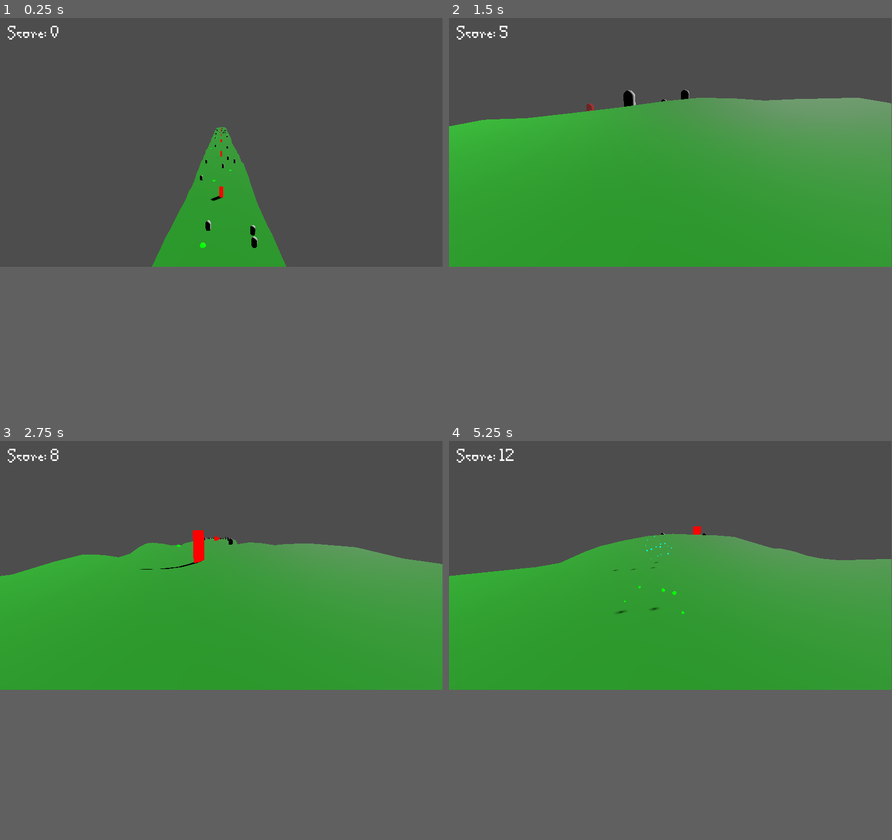
Above: before the commit, frames 1-4 (two rows, left to right).
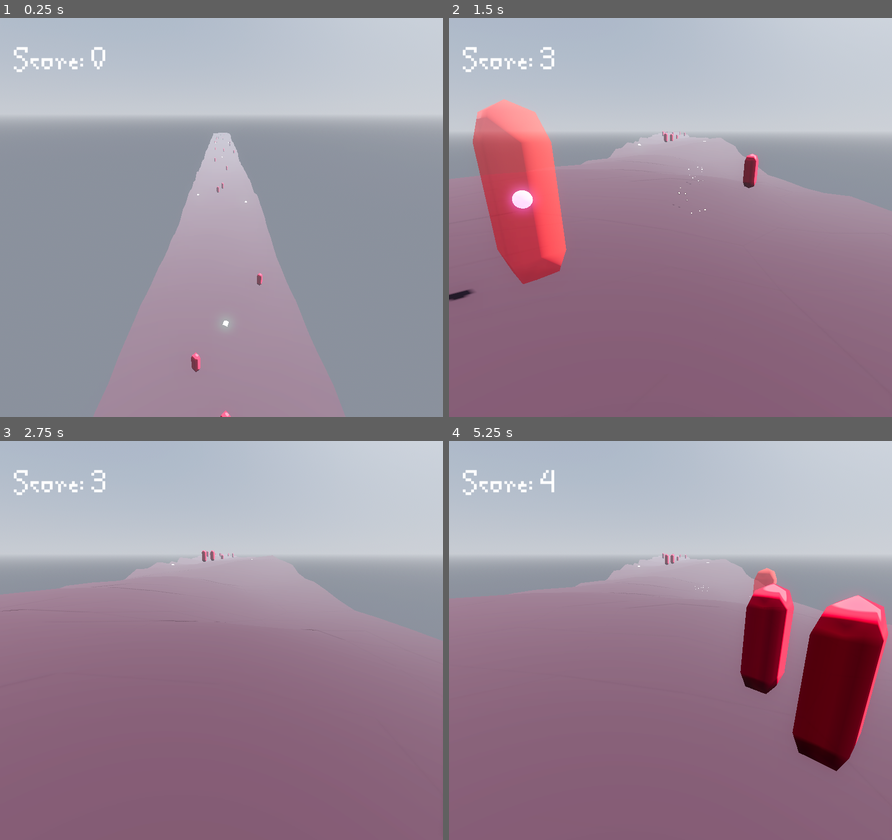
Above: after the commit, the same moments.

Repository: dorrajem/global-game-jam-2026
Game: Godot game, scene res://main.tscn
Two runs of this game, one before a commit and one after it. Both use one fixed random seed, a clock stepped at 60 frames per second and the inputs below.
Inputs (mouse positions are in pixels of both pictures, inside the frame that each line leads up to):
- Up to frame 1 (0.25 s): no input
- Up to frame 2 (1.5 s): move the mouse to (767, 129) at 0.52 s; hold D (move_right) 0.53-1.28 s; hold Space (dash) 0.53-1.28 s; move the mouse to (581, 153) at 1.27 s; hold A (move_left) from 1.28 s (still down); tap Space (dash) at 1.35 s
- Up to frame 3 (2.75 s): move the mouse to (265, 508) at 2.02 s; release A (move_left) at 2.03 s; hold D (move_right) from 2.03 s (still down); hold Space (dash) from 2.03 s (still down)
- Up to frame 4 (5.25 s): move the mouse to (648, 616) at 2.77 s; release Space (dash) at 2.78 s; tap Space (dash) at 2.85, 4.35 s; move the mouse to (803, 604) at 3.52 s; release D (move_right) at 3.53 s; hold Space (dash) 3.53-4.28 s; hold A (move_left) from 3.53 s (still down); move the mouse to (537, 528) at 4.27 s; move the mouse to (692, 564) at 5.02 s; hold Space (dash) from 5.03 s (still down)
In our replay, the window is 799x449 before the commit and 800x720 after it. These sizes can differ from the game's own. Grey fills any space a smaller window leaves; there, only what the larger window draws over its background counts as a difference.

The runs differ from the first frame. In frame 1, 73% of the frame differs, in the area x 0-100%, y 0-100%; in frame 2, 63%; in frame 3, 62%; in frame 4, 65%.

Commit message:
Trying to fix stuff

Diff:
--- a/Player/Player.tscn
+++ b/Player/Player.tscn
@@ -1,7 +1,6 @@
 [gd_scene format=3 uid="uid://yf73o37w4kv7"]
 
 [ext_resource type="Script" uid="uid://cqfn4nqfcpbmf" path="res://player/player.gd" id="1_3qydi"]
-[ext_resource type="Script" uid="uid://cpcgytufl4ydx" path="res://player/follow_camera.gd" id="2_rkbax"]
 
 [sub_resource type="SphereMesh" id="SphereMesh_l2ndj"]
 
@@ -15,11 +14,3 @@
 
 [node name="Collision" type="CollisionShape3D" parent="." unique_id=703061043]
 shape = SubResource("SphereShape3D_0rwas")
-
-[node name="FollowCamera" type="Camera3D" parent="." unique_id=675787862 node_paths=PackedStringArray("target")]
-script = ExtResource("2_rkbax")
-target = NodePath("..")
-follow_distance = 0.0
-follow_height = 0.5
-follow_smoothness = 10.0
-metadata/_custom_type_script = "uid://cpcgytufl4ydx"
--- a/enemies/enemy.gd
+++ b/enemies/enemy.gd
@@ -23,7 +23,6 @@
 
 func _ready() -> void:
 	spawn_position = global_position
-	add_to_group("enemy")
 
 	# find player
 	await get_tree().process_frame
--- a/enemies/enemy.tscn
+++ b/enemies/enemy.tscn
@@ -3,14 +3,22 @@
 [ext_resource type="Script" uid="uid://cr75ru314ehna" path="res://enemies/enemy.gd" id="1_7k104"]
 
 [sub_resource type="CapsuleShape3D" id="CapsuleShape3D_4gyqm"]
+radius = 0.4
 
 [sub_resource type="StandardMaterial3D" id="StandardMaterial3D_fw1ev"]
 transparency = 1
+diffuse_mode = 3
+specular_mode = 1
+albedo_color = Color(0.8, 0, 0.1882353, 1)
+roughness = 0.1
 
 [sub_resource type="CapsuleMesh" id="CapsuleMesh_7k104"]
 material = SubResource("StandardMaterial3D_fw1ev")
+radius = 0.4
+radial_segments = 4
+rings = 1
 
-[node name="Enemy" type="CharacterBody3D" unique_id=1752096227 groups=["enemy"]]
+[node name="Enemy" type="CharacterBody3D" unique_id=1752096227]
 script = ExtResource("1_7k104")
 metadata/_custom_type_script = "uid://cr75ru314ehna"
 
--- a/game_manager/game_manager.gd
+++ b/game_manager/game_manager.gd
@@ -3,7 +3,7 @@
 
 # References
 @export var player: Player
-@export var ui_layer: CanvasLayer
+@export var ui_layer: Control
 
 # UI elements
 var score_label: Label
@@ -19,6 +19,7 @@
 signal game_over
 
 func _ready():
+	self.add_to_group("enemy")
 	# Find player if not assigned
 	if not player:
 		await get_tree().process_frame
@@ -30,9 +31,9 @@
 
 	# Find UI elements
 	if ui_layer:
-		score_label = ui_layer.get_children()[0].get_node_or_null("ScoreLabel")
-		game_over_panel = ui_layer.get_children()[0].get_node_or_null("GameOverPanel")
-		restart_button = ui_layer.get_children()[0].get_node_or_null("GameOverPanel/RestartButton")
+		score_label = ui_layer.get_node_or_null("ScoreLabel")
+		game_over_panel = ui_layer.get_node_or_null("GameOverPanel")
+		restart_button = ui_layer.get_node_or_null("GameOverPanel/RestartButton")
 
 		if restart_button:
 			restart_button.pressed.connect(_on_restart_pressed)
--- a/main.tscn
+++ b/main.tscn
@@ -3,28 +3,76 @@
 [ext_resource type="Script" uid="uid://e7ir03kjeff4" path="res://terrain_generation/terrain_generator.gd" id="1_ig7tw"]
 [ext_resource type="PackedScene" uid="uid://vjfllgvprsx7" path="res://enemies/enemy.tscn" id="2_0xm2m"]
 [ext_resource type="PackedScene" uid="uid://d2k47ug46qryn" path="res://player/targeting_system/target_indicator.tscn" id="2_7mycd"]
+[ext_resource type="Script" uid="uid://cpcgytufl4ydx" path="res://player/follow_camera.gd" id="2_w48qg"]
+[ext_resource type="PackedScene" uid="uid://bgbaeu4qkgppe" path="res://obstacles/obstacle_sone.tscn" id="3_efxa6"]
 [ext_resource type="PackedScene" uid="uid://yf73o37w4kv7" path="res://player/player.tscn" id="3_h2yge"]
 [ext_resource type="PackedScene" uid="uid://4kmisqnv5jaw" path="res://ui/vision_mask_ui/ui.tscn" id="4_1bvp3"]
 [ext_resource type="PackedScene" uid="uid://dfity6h7sjcy1" path="res://player/targeting_system/targeting_system.tscn" id="4_lquwl"]
-[ext_resource type="PackedScene" uid="uid://deqya4pn8baft" path="res://powerups/powerup.tscn" id="7_4c57u"]
+[ext_resource type="PackedScene" uid="uid://c1xnytwvc7tdh" path="res://powerups/powerup_heal.tscn" id="5_ycdy4"]
+[ext_resource type="PackedScene" uid="uid://crjnbch7f34vc" path="res://powerups/powerup_speed.tscn" id="6_w48qg"]
 [ext_resource type="Script" uid="uid://ecoo03mjjmyx" path="res://game_manager/game_manager.gd" id="7_272bh"]
+[ext_resource type="PackedScene" uid="uid://diw7ysi1ymirj" path="res://powerups/powerup_invulnerability.tscn" id="7_vivmo"]
 [ext_resource type="Script" uid="uid://cu46suqky75dn" path="res://player/dash_telegraph.gd" id="8_5vw27"]
 [ext_resource type="Script" uid="uid://dhf3edhtv3635" path="res://vfx/vfx_manager.gd" id="9_kek77"]
 
+[sub_resource type="ProceduralSkyMaterial" id="ProceduralSkyMaterial_ycdy4"]
+
+[sub_resource type="Sky" id="Sky_w48qg"]
+sky_material = SubResource("ProceduralSkyMaterial_ycdy4")
+
+[sub_resource type="Environment" id="Environment_ycdy4"]
+background_mode = 2
+sky = SubResource("Sky_w48qg")
+tonemap_mode = 3
+ssr_enabled = true
+ssao_enabled = true
+ssil_enabled = true
+glow_enabled = true
+glow_normalized = true
+glow_intensity = 0.5
+glow_bloom = 0.3
+fog_enabled = true
+fog_sun_scatter = 0.25
+fog_density = 0.005
+fog_sky_affect = 0.5
+volumetric_fog_enabled = true
+volumetric_fog_density = 0.01
+volumetric_fog_length = 256.0
+
+[sub_resource type="CameraAttributesPhysical" id="CameraAttributesPhysical_w48qg"]
+frustum_focus_distance = 16.0
+frustum_focal_length = 150.0
+frustum_far = 24.0
+
 [node name="Main" type="Node3D" unique_id=46566031]
+
+[node name="UI" parent="." unique_id=1125060952 instance=ExtResource("4_1bvp3")]
 
 [node name="Player" parent="." unique_id=1286140647 instance=ExtResource("3_h2yge")]
 transform = Transform3D(1, 0, 0, 0, 1, 0, 0, 0, 1, 0, 25, 0)
 
+[node name="FollowCamera" type="Camera3D" parent="Player" unique_id=1690983954 node_paths=PackedStringArray("target")]
+transform = Transform3D(1, 0, 0, 0, 1, 0, 0, 0, 1, 0, 2, 5)
+doppler_tracking = 2
+current = true
+script = ExtResource("2_w48qg")
+target = NodePath("..")
+follow_distance = 0.0
+follow_height = 1.0
+follow_smoothness = 10.0
+metadata/_custom_type_script = "uid://cpcgytufl4ydx"
+
 [node name="TerrainGenerator" type="Node3D" parent="." unique_id=873277094]
 script = ExtResource("1_ig7tw")
 max_height = 5.0
+obstacle_scenes = Array[PackedScene]([ExtResource("3_efxa6")])
 enemy_scenes = Array[PackedScene]([ExtResource("2_0xm2m")])
-powerup_scenes = Array[PackedScene]([ExtResource("7_4c57u")])
+powerup_scenes = Array[PackedScene]([ExtResource("5_ycdy4"), ExtResource("6_w48qg"), ExtResource("7_vivmo")])
 metadata/_custom_type_script = "uid://e7ir03kjeff4"
 
-[node name="TargetingSystem" parent="." unique_id=327083549 node_paths=PackedStringArray("player", "target_indicator") instance=ExtResource("4_lquwl")]
+[node name="TargetingSystem" parent="." unique_id=327083549 node_paths=PackedStringArray("player", "camera", "target_indicator") instance=ExtResource("4_lquwl")]
 player = NodePath("../Player")
+camera = NodePath("../Player/FollowCamera")
 target_indicator = NodePath("TargetIndicator")
 
 [node name="TargetIndicator" parent="TargetingSystem" unique_id=1933398823 instance=ExtResource("2_7mycd")]
@@ -33,22 +81,23 @@
 [node name="GameManager" type="Node" parent="." unique_id=27361133 node_paths=PackedStringArray("player", "ui_layer")]
 script = ExtResource("7_272bh")
 player = NodePath("../Player")
-ui_layer = NodePath("../CanvasLayer")
+ui_layer = NodePath("../UI")
 metadata/_custom_type_script = "uid://ecoo03mjjmyx"
 
-[node name="CanvasLayer" type="CanvasLayer" parent="." unique_id=581647201]
+[node name="DirectionalLight3D" type="DirectionalLight3D" parent="." unique_id=1435141562]
+transform = Transform3D(0.70710677, 0.49999997, -0.49999997, 0, 0.70710677, 0.70710677, 0.70710677, -0.49999997, 0.49999997, 0, 0, 0)
+shadow_enabled = true
 
-[node name="UI" parent="CanvasLayer" unique_id=265041677 instance=ExtResource("4_1bvp3")]
+[node name="WorldEnvironment" type="WorldEnvironment" parent="." unique_id=436450161]
+environment = SubResource("Environment_ycdy4")
+camera_attributes = SubResource("CameraAttributesPhysical_w48qg")
 
 [node name="DashTelegraph" type="Node3D" parent="." unique_id=1665449141 node_paths=PackedStringArray("player", "targeting_system")]
 script = ExtResource("8_5vw27")
 player = NodePath("../Player")
 targeting_system = NodePath("../TargetingSystem")
+line_color = Color(0.59, 0.45193997, 0.4307, 1)
 metadata/_custom_type_script = "uid://cu46suqky75dn"
-
-[node name="DirectionalLight3D" type="DirectionalLight3D" parent="." unique_id=1435141562]
-transform = Transform3D(0.70710677, 0.35355338, -0.6123724, 0, 0.8660254, 0.5, 0.70710677, -0.35355338, 0.6123724, 0, 0, 0)
-shadow_enabled = true
 
 [node name="VFXManager" type="Node3D" parent="." unique_id=2113399577]
 script = ExtResource("9_kek77")
--- a/obstacles/obstacle.gd
+++ b/obstacles/obstacle.gd
@@ -2,8 +2,8 @@
 class_name Obstacle
 
 # Optional: Add rotation or movement for visual interest
-@export var rotate_speed: float = 0.0
-@export var bob_height: float = 0.0
+@export var rotate_speed: float = 0.5
+@export var bob_height: float = 1
 @export var bob_speed: float = 1.0
 
 var initial_y: float
--- /dev/null
+++ b/obstacles/obstacle_sone.tscn
@@ -0,0 +1,25 @@
+[gd_scene format=3 uid="uid://bgbaeu4qkgppe"]
+
+[ext_resource type="Script" uid="uid://owx1vxfbywjq" path="res://obstacles/obstacle.gd" id="1_1i8ur"]
+
+[sub_resource type="BoxShape3D" id="BoxShape3D_1i8ur"]
+size = Vector3(0.4375, 0.42871094, 1)
+
+[sub_resource type="StandardMaterial3D" id="StandardMaterial3D_1i8ur"]
+albedo_color = Color(0.103743516, 0.10374353, 0.103743516, 1)
+
+[sub_resource type="BoxMesh" id="BoxMesh_1i8ur"]
+material = SubResource("StandardMaterial3D_1i8ur")
+size = Vector3(0.5, 0.5, 1)
+
+[node name="ObstacleSone" type="StaticBody3D" unique_id=1496918776]
+script = ExtResource("1_1i8ur")
+metadata/_custom_type_script = "uid://owx1vxfbywjq"
+
+[node name="CollisionShape3D" type="CollisionShape3D" parent="." unique_id=668147765]
+transform = Transform3D(1, 0, 0, 0, 1, 0, 0, 0, 1, 0, 0.21435547, 0)
+shape = SubResource("BoxShape3D_1i8ur")
+
+[node name="MeshInstance3D" type="MeshInstance3D" parent="." unique_id=1315302898]
+transform = Transform3D(1, 0, 0, 0, 1, 0, 0, 0, 1, 0, 0.23537117, 0)
+mesh = SubResource("BoxMesh_1i8ur")
--- a/powerups/powerup.gd
+++ b/powerups/powerup.gd
@@ -1,3 +1,4 @@
+@tool
 class_name Powerup
 extends Area3D
 
@@ -60,22 +61,22 @@
 
 	match powerup_type:
 		PowerupType.HEAL:
-			material.albedo_color = Color.GREEN
+			material.albedo_color = Color("00ff48")
 			material.emission_enabled = true
-			material.emission = Color.GREEN
-			material.emission_energy = 1.5
+			material.emission = Color("00ff48")
+			material.emission_energy = 7.5
 
 		PowerupType.SPEED_BOOST:
-			material.albedo_color = Color.YELLOW
+			material.albedo_color = Color("8062ff")
 			material.emission_enabled = true
-			material.emission = Color.YELLOW
-			material.emission_energy = 1.5
+			material.emission = Color("8062ff")
+			material.emission_energy = 7.5
 
 		PowerupType.INVULNERABILITY:
-			material.albedo_color = Color.CYAN
+			material.albedo_color = Color("ffb861")
 			material.emission_enabled = true
-			material.emission = Color.CYAN
-			material.emission_energy = 1.5
+			material.emission = Color("ffb861")
+			material.emission_energy = 7.5
 
 	mesh_instance.set_surface_override_material(0, material)
 
--- /dev/null
+++ b/powerups/powerup_heal.tscn
@@ -0,0 +1,29 @@
+[gd_scene format=3 uid="uid://c1xnytwvc7tdh"]
+
+[ext_resource type="Script" uid="uid://cl7h3rel4u5cf" path="res://powerups/powerup.gd" id="1_02g1a"]
+
+[sub_resource type="SphereShape3D" id="SphereShape3D_02g1a"]
+
+[sub_resource type="StandardMaterial3D" id="StandardMaterial3D_02g1a"]
+albedo_color = Color(0, 1, 0.2833333, 1)
+emission_enabled = true
+emission = Color(0, 1, 0.28235295, 1)
+emission_energy_multiplier = 7.5
+
+[sub_resource type="SphereMesh" id="SphereMesh_02g1a"]
+material = SubResource("StandardMaterial3D_02g1a")
+radius = 0.4
+height = 0.8
+radial_segments = 4
+rings = 4
+
+[node name="PowerupHeal" type="Area3D" unique_id=367035610]
+script = ExtResource("1_02g1a")
+heal_amount = 25.0
+metadata/_custom_type_script = "uid://cl7h3rel4u5cf"
+
+[node name="CollisionShape3D" type="CollisionShape3D" parent="." unique_id=699560053]
+shape = SubResource("SphereShape3D_02g1a")
+
+[node name="MeshInstance3D" type="MeshInstance3D" parent="." unique_id=1631192289]
+mesh = SubResource("SphereMesh_02g1a")
--- /dev/null
+++ b/powerups/powerup_invulnerability.tscn
@@ -0,0 +1,28 @@
+[gd_scene format=3 uid="uid://diw7ysi1ymirj"]
+
+[ext_resource type="Script" uid="uid://cl7h3rel4u5cf" path="res://powerups/powerup.gd" id="1_65ajh"]
+
+[sub_resource type="SphereShape3D" id="SphereShape3D_65ajh"]
+
+[sub_resource type="StandardMaterial3D" id="StandardMaterial3D_65ajh"]
+albedo_color = Color(1, 0.721, 0.38, 1)
+emission_enabled = true
+emission = Color(1, 0.72156864, 0.38039216, 1)
+emission_energy_multiplier = 7.5
+
+[sub_resource type="SphereMesh" id="SphereMesh_ixqhu"]
+material = SubResource("StandardMaterial3D_65ajh")
+radius = 0.4
+height = 0.8
+radial_segments = 4
+rings = 4
+
+[node name="PowerupInvulnerability" type="Area3D" unique_id=1418082341]
+script = ExtResource("1_65ajh")
+metadata/_custom_type_script = "uid://cl7h3rel4u5cf"
+
+[node name="CollisionShape3D" type="CollisionShape3D" parent="." unique_id=533741289]
+shape = SubResource("SphereShape3D_65ajh")
+
+[node name="MeshInstance3D" type="MeshInstance3D" parent="." unique_id=1102804876]
+mesh = SubResource("SphereMesh_ixqhu")
--- /dev/null
+++ b/powerups/powerup_speed.tscn
@@ -0,0 +1,29 @@
+[gd_scene format=3 uid="uid://crjnbch7f34vc"]
+
+[ext_resource type="Script" uid="uid://cl7h3rel4u5cf" path="res://powerups/powerup.gd" id="1_dotsg"]
+
+[sub_resource type="SphereShape3D" id="SphereShape3D_dotsg"]
+
+[sub_resource type="StandardMaterial3D" id="StandardMaterial3D_dotsg"]
+albedo_color = Color(0.5019608, 0.38431373, 1, 1)
+emission_enabled = true
+emission = Color(0.5019608, 0.38431373, 1, 1)
+emission_energy_multiplier = 7.5
+
+[sub_resource type="SphereMesh" id="SphereMesh_e36lm"]
+material = SubResource("StandardMaterial3D_dotsg")
+radius = 0.4
+height = 0.8
+radial_segments = 4
+rings = 4
+
+[node name="PowerupSpeed" type="Area3D" unique_id=1219514787]
+script = ExtResource("1_dotsg")
+powerup_type = 1
+metadata/_custom_type_script = "uid://cl7h3rel4u5cf"
+
+[node name="CollisionShape3D" type="CollisionShape3D" parent="." unique_id=2069995067]
+shape = SubResource("SphereShape3D_dotsg")
+
+[node name="MeshInstance3D" type="MeshInstance3D" parent="." unique_id=1822328482]
+mesh = SubResource("SphereMesh_e36lm")
--- a/project.godot
+++ b/project.godot
@@ -14,6 +14,13 @@
 run/main_scene="uid://bongv1ujfib42"
 config/features=PackedStringArray("4.6", "Forward Plus")
 config/icon="res://icon.svg"
+
+[display]
+
+window/size/viewport_width=320
+window/size/viewport_height=288
+window/size/mode=3
+window/stretch/mode="canvas_items"
 
 [input]
 
--- a/terrain_generation/terrain_chunk.gd
+++ b/terrain_generation/terrain_chunk.gd
@@ -1,4 +1,4 @@
-class_name TerrainChunks
+class_name TerrainChunk
 extends Node
 
 var mesh_instance : MeshInstance3D
--- a/terrain_generation/terrain_generator.gd
+++ b/terrain_generation/terrain_generator.gd
@@ -37,14 +37,6 @@
 var player : CharacterBody3D = null
 var noise : FastNoiseLite
 var rng : RandomNumberGenerator = RandomNumberGenerator.new()
-
-class TerrainChunk:
-	var mesh_instance : MeshInstance3D
-	var collision_shape : CollisionShape3D
-	var static_body : StaticBody3D
-	var objects : Array[Node3D] = []
-	var chunk_index : int
-	var z_position : float
 
 func _ready() -> void:
 	# initialize noise for height variation
@@ -121,20 +113,20 @@
 	chunk.static_body.add_child(chunk.mesh_instance)
 
 	# DEBUG CUBE
-	var debug_cube = MeshInstance3D.new()
-	var cube_mesh = BoxMesh.new()
-	cube_mesh.size = Vector3(1, 10, 1)
-	debug_cube.mesh = cube_mesh
-	var red_mat = StandardMaterial3D.new()
-	red_mat.albedo_color = Color.RED
-	red_mat.shading_mode = BaseMaterial3D.SHADING_MODE_UNSHADED
-	debug_cube.material_override = red_mat
-	chunk.static_body.add_child(debug_cube)
+	#var debug_cube = MeshInstance3D.new()
+	#var cube_mesh = BoxMesh.new()
+	#cube_mesh.size = Vector3(1, 10, 1)
+	#debug_cube.mesh = cube_mesh
+	#var red_mat = StandardMaterial3D.new()
+	#red_mat.albedo_color = Color.RED
+	#red_mat.shading_mode = BaseMaterial3D.SHADING_MODE_UNSHADED
+	#debug_cube.material_override = red_mat
+	#chunk.static_body.add_child(debug_cube)
 
 	if not terrain_material:
 		# create a default bright green material
 		var default_mat : StandardMaterial3D = StandardMaterial3D.new()
-		default_mat.albedo_color = Color(0.2, 0.8, 0.2)
+		default_mat.albedo_color = Color(0.269, 0.163, 0.19, 1.0)
 		default_mat.roughness = 1.0
 		chunk.mesh_instance.material_override = default_mat
 	else:
--- a/ui/fonts/game_over_label_settings.tres
+++ b/ui/fonts/game_over_label_settings.tres
@@ -4,5 +4,5 @@
 
 [resource]
 font = ExtResource("1_icmsr")
-font_size = 128
+font_size = 64
 font_color = Color(0.8, 0, 0.18666649, 1)
--- a/ui/fonts/score_label_settings.tres
+++ b/ui/fonts/score_label_settings.tres
@@ -4,4 +4,4 @@
 
 [resource]
 font = ExtResource("1_b8som")
-font_size = 64
+font_size = 32
--- a/ui/vision_mask_ui/ui.tscn
+++ b/ui/vision_mask_ui/ui.tscn
@@ -5,7 +5,7 @@
 [ext_resource type="LabelSettings" uid="uid://h1uve2q6y80" path="res://ui/fonts/game_over_label_settings.tres" id="3_6ke2l"]
 [ext_resource type="FontFile" uid="uid://bqip545bmnyl1" path="res://ui/fonts/CreeperPixelRegular-DMYx.ttf" id="4_qailb"]
 
-[node name="UI" type="Control" unique_id=843492477]
+[node name="UI" type="Control" unique_id=1125060952]
 layout_mode = 3
 anchors_preset = 15
 anchor_right = 1.0
@@ -13,32 +13,32 @@
 grow_horizontal = 2
 grow_vertical = 2
 script = ExtResource("1_mafg4")
+metadata/_custom_type_script = "uid://c22pq5ka6pdok"
 
 [node name="TopMask" type="ColorRect" parent="." unique_id=701927039]
 layout_mode = 1
-anchors_preset = 10
+anchors_preset = -1
 anchor_right = 1.0
 grow_horizontal = 2
 color = Color(0, 0, 0, 1)
 
 [node name="BottomMask" type="ColorRect" parent="." unique_id=2013168182]
 layout_mode = 1
-anchors_preset = 12
+anchors_preset = -1
 anchor_top = 1.0
 anchor_right = 1.0
 anchor_bottom = 1.0
 grow_horizontal = 2
-grow_vertical = 0
 rotation = 3.1415927
 pivot_offset_ratio = Vector2(0.5, 0)
 color = Color(0, 0, 0, 1)
 
 [node name="ScoreLabel" type="Label" parent="." unique_id=457374581]
 layout_mode = 0
-offset_left = 20.0
-offset_top = 20.0
-offset_right = 164.0
-offset_bottom = 64.0
+offset_left = 10.0
+offset_top = 10.0
+offset_right = 154.0
+offset_bottom = 54.0
 text = "Score : 0"
 label_settings = ExtResource("2_l2pe0")
 vertical_alignment = 1
@@ -46,32 +46,24 @@
 [node name="GameOverPanel" type="Panel" parent="." unique_id=982191135]
 visible = false
 layout_mode = 1
-anchors_preset = 8
-anchor_left = 0.5
-anchor_top = 0.5
-anchor_right = 0.5
-anchor_bottom = 0.5
-offset_left = -375.0
-offset_top = -250.0
-offset_right = 375.0
-offset_bottom = 250.0
+anchors_preset = 15
+anchor_right = 1.0
+anchor_bottom = 1.0
 grow_horizontal = 2
 grow_vertical = 2
 
 [node name="VBoxContainer" type="VBoxContainer" parent="GameOverPanel" unique_id=2103736763]
 layout_mode = 1
-anchors_preset = 8
-anchor_left = 0.5
-anchor_top = 0.5
-anchor_right = 0.5
-anchor_bottom = 0.5
-offset_left = -375.0
-offset_top = -120.0
-offset_right = 375.0
-offset_bottom = 120.0
+anchors_preset = 15
+anchor_right = 1.0
+anchor_bottom = 1.0
 grow_horizontal = 2
 grow_vertical = 2
 alignment = 1
+
+[node name="Separator1" type="Control" parent="GameOverPanel/VBoxContainer" unique_id=701867300]
+custom_minimum_size = Vector2(0, 75)
+layout_mode = 2
 
 [node name="GameOverLabel" type="Label" parent="GameOverPanel/VBoxContainer" unique_id=586840662]
 layout_mode = 2
@@ -88,10 +80,13 @@
 vertical_alignment = 1
 
 [node name="Button" type="Button" parent="GameOverPanel/VBoxContainer" unique_id=991220396]
-custom_minimum_size = Vector2(250, 75)
 layout_mode = 2
 size_flags_horizontal = 4
 size_flags_vertical = 6
 theme_override_fonts/font = ExtResource("4_qailb")
-theme_override_font_sizes/font_size = 72
+theme_override_font_sizes/font_size = 48
 text = "Restart"
+
+[node name="Separator2" type="Control" parent="GameOverPanel/VBoxContainer" unique_id=1291625530]
+custom_minimum_size = Vector2(0, 50)
+layout_mode = 2
--- a/ui/vision_mask_ui/vision_mask_ui.gd
+++ b/ui/vision_mask_ui/vision_mask_ui.gd
@@ -4,6 +4,7 @@
 # references
 @onready var top_mask: ColorRect = $TopMask
 @onready var bottom_mask: ColorRect = $BottomMask
+@onready var score_label: Label = $ScoreLabel
 
 # settings
 @export var min_mask_height : float = 0.0 # full vision
